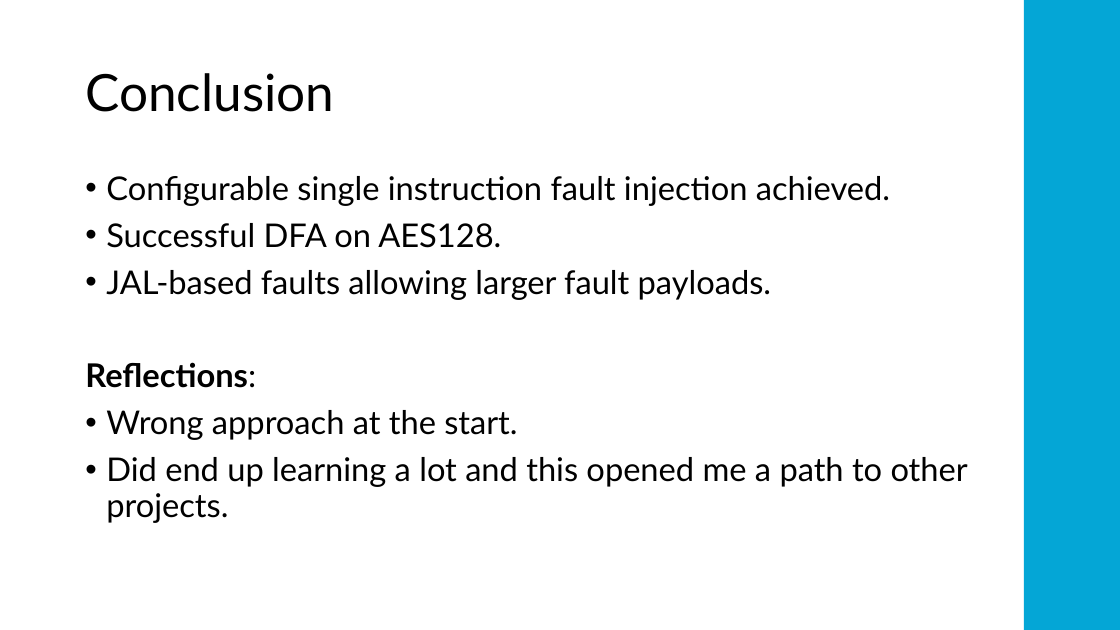
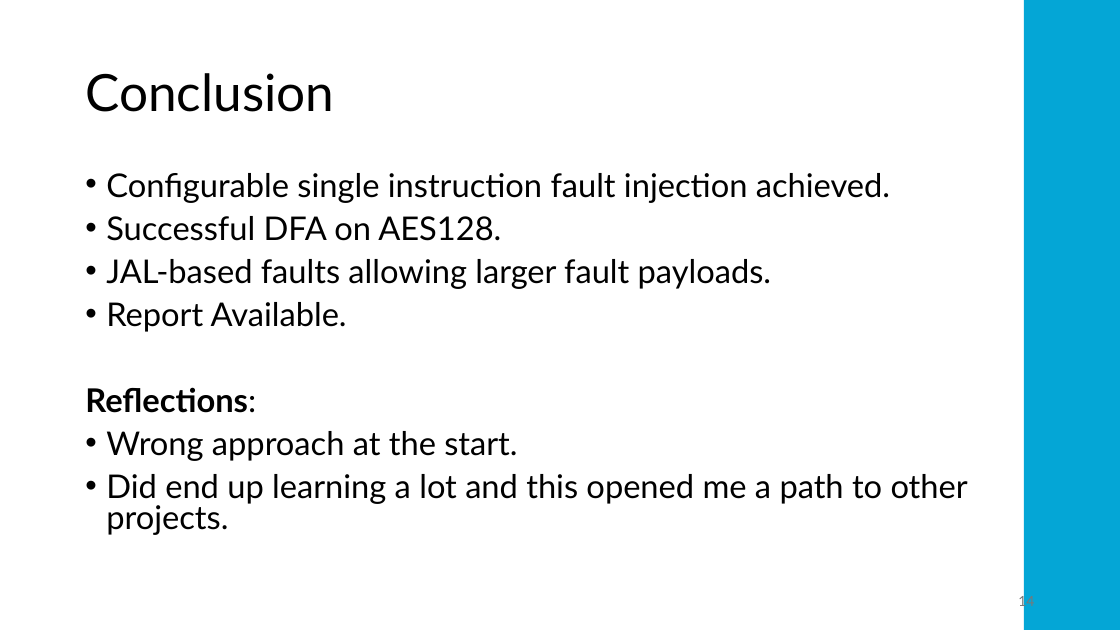
Before and after one commit to tomcajot/fault3r, a slide deck: slide 14 of fault3r.pptx. Drawn at 1120x630 pixels with LibreOffice and Linux fonts; fonts in the diff are those of the drawing. Boxes give left, top, right and bottom in pixels: in the first picture for what was removed or moved away, otherwise in the second. Text is boxed around its words. In the diff, an @@ line names an element or a change of style, - is before the commit and + after.

```diff
--- a/fault3r.pptx
+++ b/fault3r.pptx
@@ text at [85, 173, 968, 535]: line spacing 0.9 to 0.8 @@
@@ text at [106, 302, 347, 332]: paragraph added @@
+• Report Available.
@@ page number added at [1018, 593, 1034, 609], 12 pt, text #797979 @@
+14
```
Also in this commit, not shown: 12 other slides changed, 1 slide added, 1 slide removed, 1 other file.
